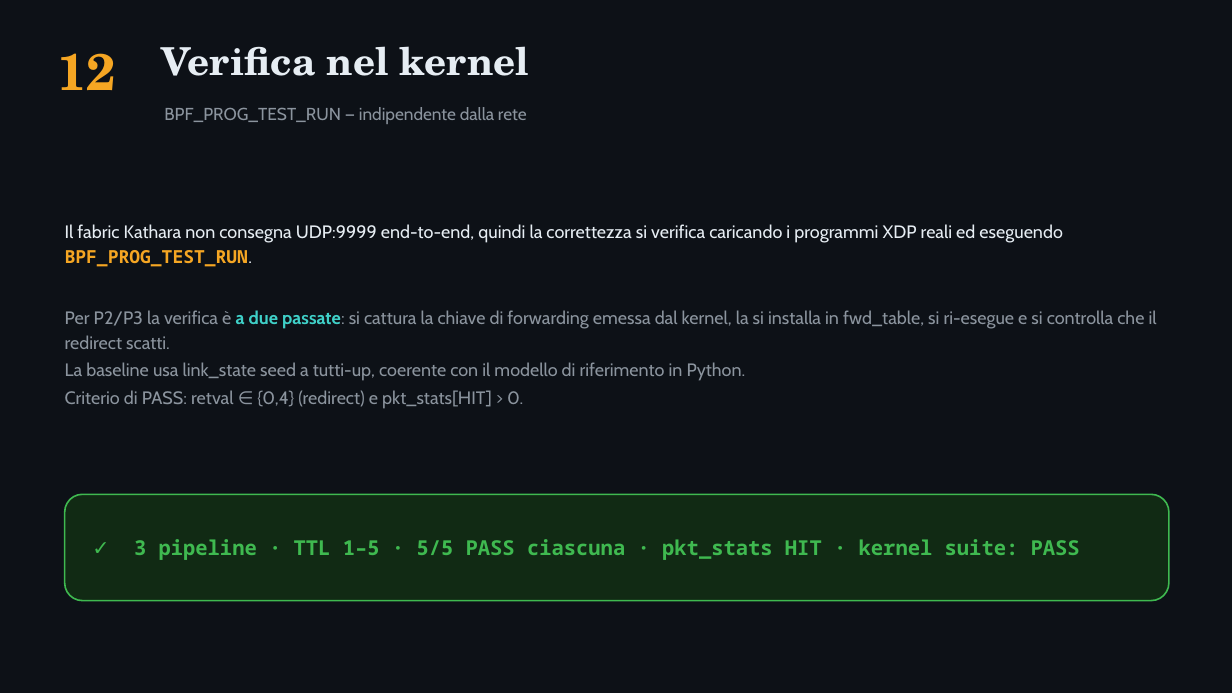
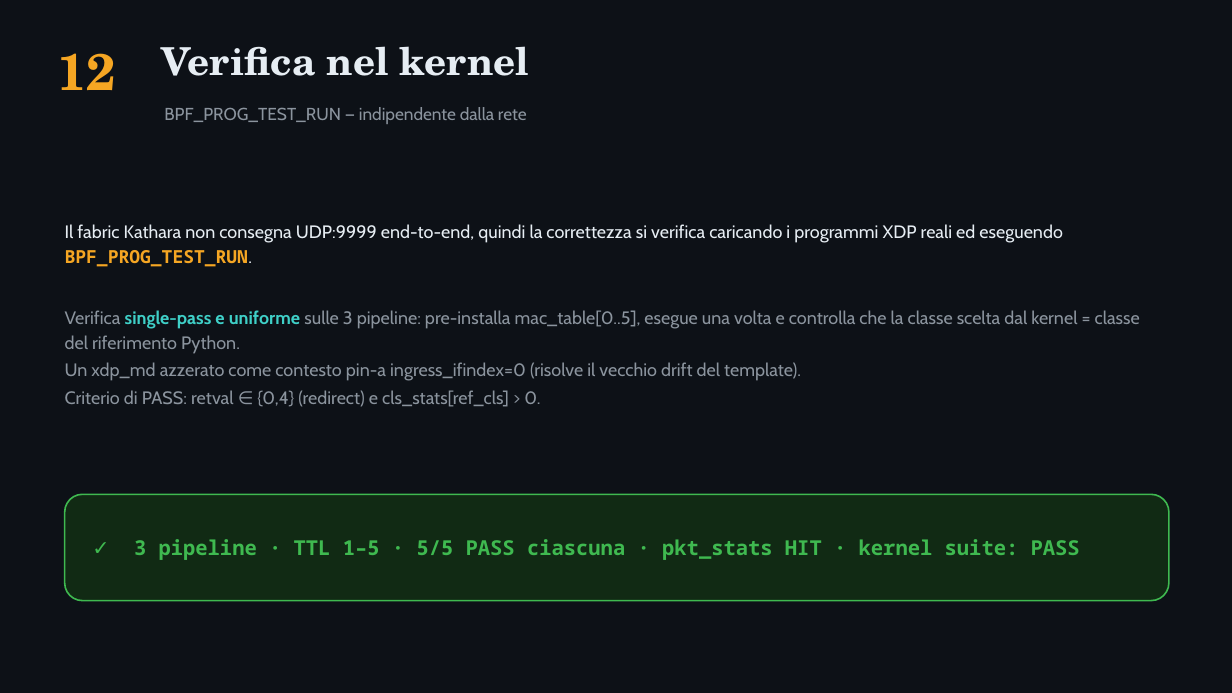
Before and after one commit to ettore-cantile/ipa_lab, a slide deck: slide 13 of docs/IPA_eBPF_pipelines.pptx. Drawn at 1232x693 pixels with LibreOffice and Linux fonts; fonts in the diff are those of the drawing. Boxes give left, top, right and bottom in pixels: in the first picture for what was removed or moved away, otherwise in the second. Text is boxed around its words. In the diff, an @@ line names an element or a change of style, - is before the commit and + after.

```diff
--- a/docs/IPA_eBPF_pipelines.pptx
+++ b/docs/IPA_eBPF_pipelines.pptx
@@ text at [65, 310, 1140, 407]: text changed @@
-Per P2/P3 la verifica è a due passate: si cattura la chiave di forwarding emessa dal kernel, la si installa in fwd_table, si ri-esegue e si controlla che il redirect scatti.
-La baseline usa link_state seed a tutti-up, coerente con il modello di riferimento in Python.
-Criterio di PASS: retval ∈ {0,4} (redirect) e pkt_stats[HIT] > 0.
+Verifica single-pass e uniforme sulle 3 pipeline: pre-installa mac_table[0..5], esegue una volta e controlla che la classe scelta dal kernel = classe del riferimento Python.
+Un xdp_md azzerato come contesto pin-a ingress_ifindex=0 (risolve il vecchio drift del template).
+Criterio di PASS: retval ∈ {0,4} (redirect) e cls_stats[ref_cls] > 0.
```
Also in this commit, not shown: 3 other slides changed, 8 other files.
